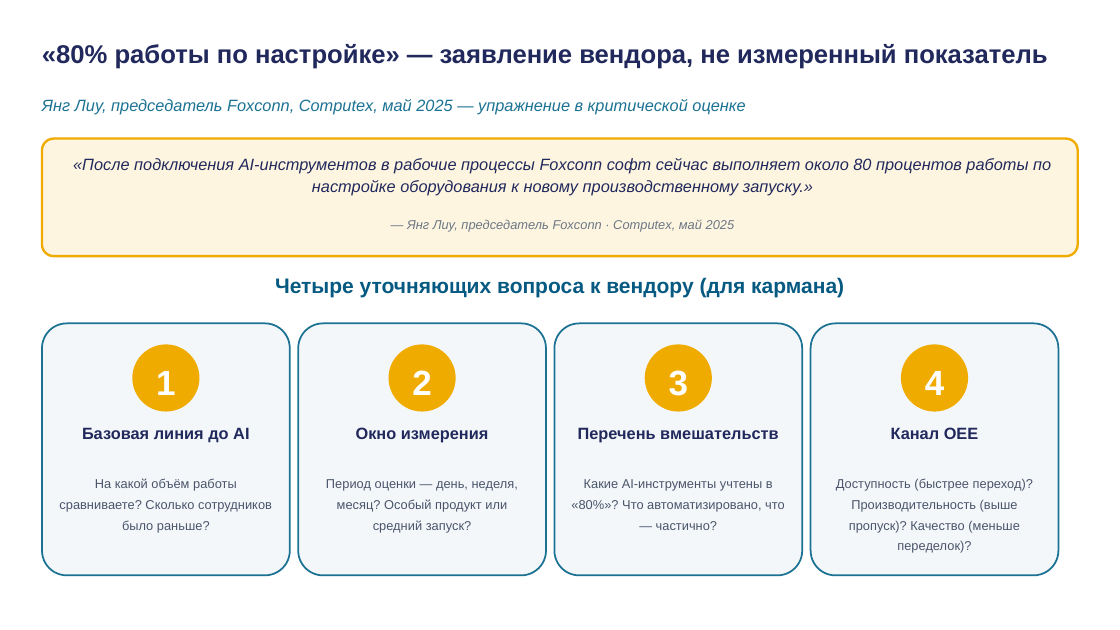
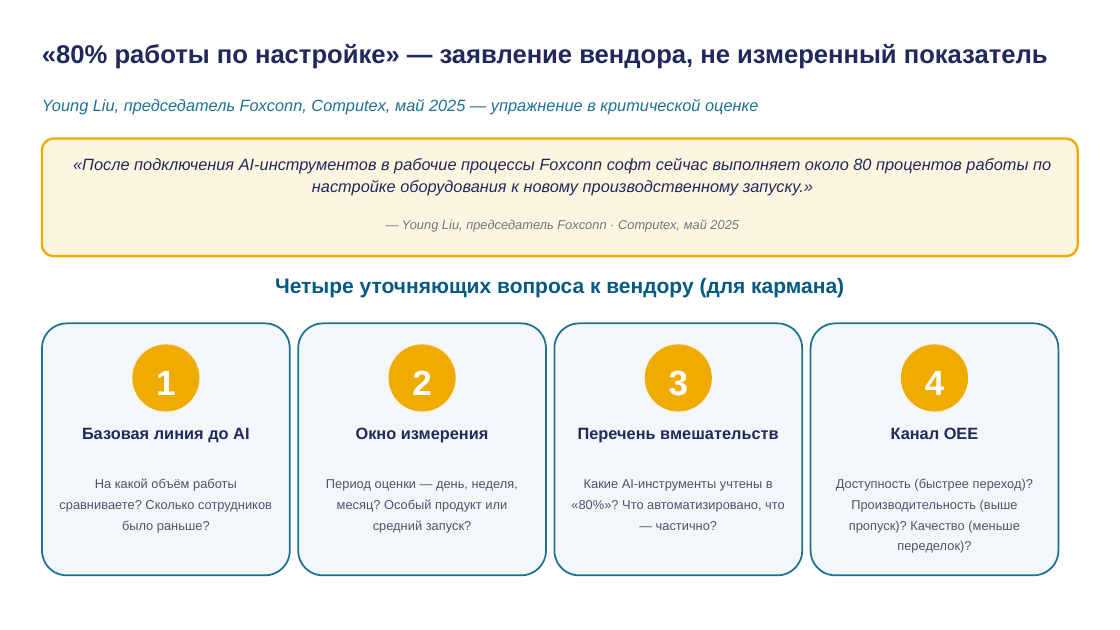
Before and after one commit to tellina-study/AI-usage-lessons, a slide deck: slide 21 of library/lectures/lec-11/rendered/lec-11.pptx. Drawn at 1120x630 pixels with LibreOffice and Linux fonts; fonts in the diff are those of the drawing. Boxes give left, top, right and bottom in pixels: in the first picture for what was removed or moved away, otherwise in the second. Text is boxed around its words. In the diff, an @@ line names an element or a change of style, - is before the commit and + after.

```diff
--- a/library/lectures/lec-11/rendered/lec-11.pptx
+++ b/library/lectures/lec-11/rendered/lec-11.pptx
@@ text at (42, 99, 758, 115): text changed @@
-Янг Лиу, председатель Foxconn, Computex, май 2025 — упражнение в критической оценке
+Young Liu, председатель Foxconn, Computex, май 2025 — упражнение в критической оценке
@@ text at (402, 219, 739, 232): text changed @@
-— Янг Лиу, председатель Foxconn · Computex, май 2025
+— Young Liu, председатель Foxconn · Computex, май 2025
```
Also in this commit, not shown: 1 other slide changed, 6 other files.
